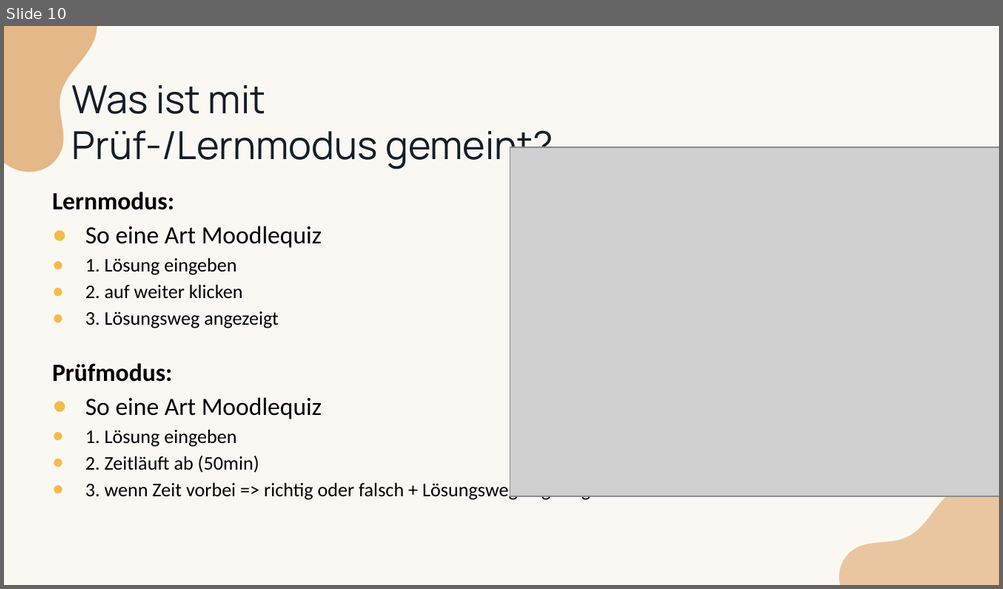
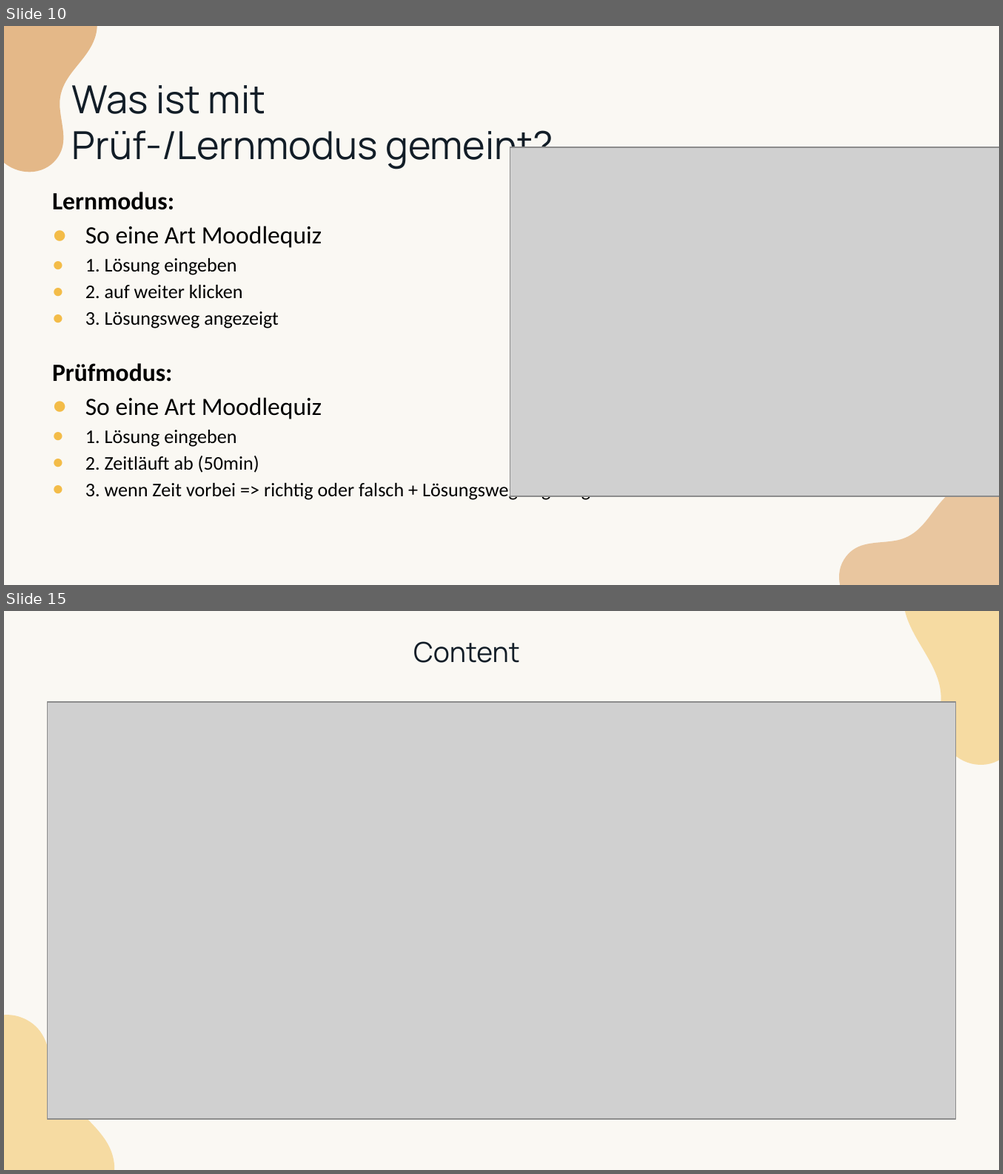
Before and after one commit to LearnHubITP/LearnHub, a slide deck: LearnHub.pptx. Shown one above the other, each under a label of ours: slide 10 before the commit, slides 10 and 15 after it; the slides between them are not shown. The pictures are 1003x589 and 1003x1174 pixels, drawn with LibreOffice and Linux fonts; fonts in the diff are those of the drawing; grey boxes stand for pictures. Boxes give left, top, right and bottom in pixels: in the first picture for what was removed or moved away, otherwise in the second. Text is boxed around its words. In the diff, an @@ line names an element or a change of style, - is before the commit and + after.

```diff
--- a/LearnHub.pptx
+++ b/LearnHub.pptx
@@ slide 15 added at box(4, 611, 999, 1170), background #FAF8F3 @@
@@ freeform shape added at box(850, 611, 999, 780), fill #F3BC48 at 47% opacity @@
@@ text added at box(413, 641, 520, 663), 20 pt, text #121D27 @@
+Content
@@ picture added at box(48, 703, 956, 1120) @@
@@ freeform shape added at box(4, 999, 162, 1170), fill #F3BC48 at 47% opacity @@
```
Also in this commit, not shown: 1 slide changed, 4 other slides added, 3 slides removed.
